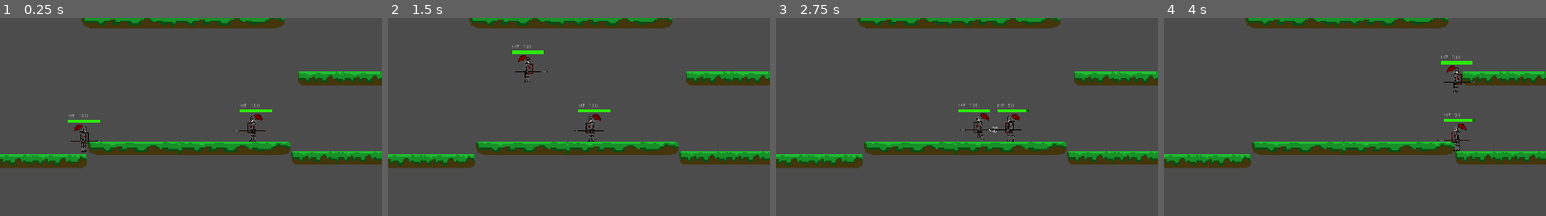
Above: before the commit, frames 1-4 (left to right).
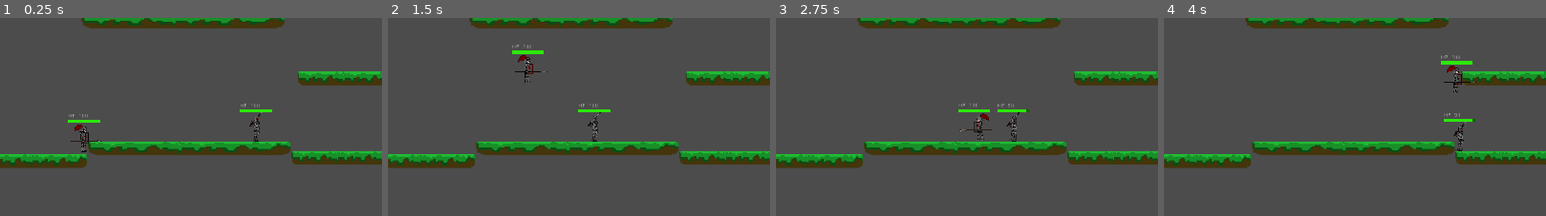
Above: after the commit, the same moments.

Repository: nicoletti-edu/Castle-Raiders
Game: Godot game, scene res://Game.tscn
Two runs of this game, one before a commit and one after it. Both use one fixed random seed, a clock stepped at 60 frames per second and the inputs below.
Inputs:
- Up to frame 1 (0.25 s): no input
- Up to frame 2 (1.5 s): tap Enter (P2 dash) at 0.5 s; hold H (P1 attack) 0.53-1.28 s; hold D (P1 right) from 0.53 s (still down); tap W (P1 up) at 0.77 s; tap Shift (P2 attack) at 0.8, 1.35 s
- Up to frame 3 (2.75 s): tap W (P1 up) at 1.52 s; tap H (P1 attack) at 1.55 s; release D (P1 right) at 2.03 s; hold A (P1 left) from 2.03 s (still down); hold H (P1 attack) from 2.03 s (still down); tap Shift (P2 attack) at 2.3 s
- Up to frame 4 (4 s): release A (P1 left) at 2.78 s; release H (P1 attack) at 2.78 s; hold D (P1 right) from 2.78 s (still down); tap K (P1 block) at 2.85 s; tap W (P1 up) at 3.02, 3.77 s; tap H (P1 attack) at 3.05 s; hold Shift (P2 attack) from 3.53 s (still down); tap G (P1 dash) at 3.6 s
The pictures show only the part of the screen within x 25-75%, y 42-92%; the shares and areas given below are measured in that part.

The runs differ from the first frame. In frame 1, 0.3% of the frame differs, in the area x 61-70%, y 47-63%; in frame 2, 0.3%; in frame 3, 0.4%, in the area x 48-65%, y 47-63%; in frame 4, 0.2%.

Commit message:
Animations and dependence fix

Diff:
--- a/KinematicBody2D.gd
+++ b/KinematicBody2D.gd
@@ -123,9 +123,6 @@
 		blocking = 1
 
 	if Input.is_action_pressed('P2 attack') && can_attack:
-		#Play Animation
-		$AnimatedSprite.set_frame(0)
-		$AnimatedSprite.play("weak attack")
 
 		var target = $ataque_fraco.get_collider()
 		if target != null:
@@ -152,11 +149,17 @@
 
 	#	Codigo da animação vvvvvvv
 
+#	if Input.is_action_pressed("P2 attack"):
+#		$AnimatedSprite.play("weak attack")
+
 #	if Input.is_action_pressed("ui_right") or Input.is_action_pressed("ui_left"):
 #		$AnimatedSprite.play("run")
 #	else:
 #		$AnimatedSprite.stop()
 
+func _on_AnimatedSprite_animation_finished():
+	if $AnimatedSprite.animation != 'idle':
+		$AnimatedSprite.play('idle')
 
 func _physics_process(delta):
 	friction()
--- a/Player.tscn
+++ b/Player.tscn
@@ -36,7 +36,8 @@
 position = Vector2( 6, -5 )
 scale = Vector2( 0.5, 0.5 )
 frames = ExtResource( 1 )
-animation = "standing"
+animation = "idle"
+playing = true
 
 [node name="HP" type="Label" parent="Player"]
 margin_left = -40.0
@@ -71,3 +72,4 @@
 enabled = true
 cast_to = Vector2( 40, -20 )
 collision_mask = 2
+[connection signal="animation_finished" from="Player/AnimatedSprite" to="Player" method="_on_AnimatedSprite_animation_finished"]
--- a/Player2.tscn
+++ b/Player2.tscn
@@ -1,10 +1,22 @@
-[gd_scene load_steps=6 format=2]
+[gd_scene load_steps=11 format=2]
 
-[ext_resource path="res://Resources/Images/Lanceiro/Player.tres" type="SpriteFrames" id=1]
 [ext_resource path="res://KinematicBody2D.gd" type="Script" id=2]
+[ext_resource path="res://Resources/Images/animaçao cavaleiro/idle/IDLE4.png" type="Texture" id=3]
+[ext_resource path="res://Resources/Images/animaçao cavaleiro/idle/IDLE3.png" type="Texture" id=4]
+[ext_resource path="res://Resources/Images/animaçao cavaleiro/idle/IDLE2.png" type="Texture" id=7]
+[ext_resource path="res://Resources/Images/animaçao cavaleiro/idle/IDLE1.png" type="Texture" id=8]
+[ext_resource path="res://Resources/Images/animaçao cavaleiro/idle/IDLE5.png" type="Texture" id=9]
 
 [sub_resource type="RectangleShape2D" id=1]
 extents = Vector2( 8, 32 )
+
+[sub_resource type="SpriteFrames" id=4]
+animations = [ {
+"frames": [ ExtResource( 8 ), ExtResource( 7 ), ExtResource( 4 ), ExtResource( 3 ), ExtResource( 9 ) ],
+"loop": true,
+"name": "standing",
+"speed": 5.0
+} ]
 
 [sub_resource type="StyleBoxFlat" id=2]
 bg_color = Color( 0.176471, 0.913725, 0.0470588, 1 )
@@ -23,10 +35,12 @@
 shape = SubResource( 1 )
 
 [node name="AnimatedSprite" type="AnimatedSprite" parent="Player2"]
-position = Vector2( -14, -5 )
+position = Vector2( -3, -13 )
 scale = Vector2( 0.5, 0.5 )
-frames = ExtResource( 1 )
+frames = SubResource( 4 )
 animation = "standing"
+frame = 3
+playing = true
 flip_h = true
 
 [node name="HP" type="Label" parent="Player2"]
@@ -61,3 +75,4 @@
 enabled = true
 cast_to = Vector2( -40, -20 )
 collision_mask = 2
+[connection signal="animation_finished" from="Player2/AnimatedSprite" to="Player2" method="_on_AnimatedSprite_animation_finished"]
--- a/Resources/Images/Lanceiro/Player.tres
+++ b/Resources/Images/Lanceiro/Player.tres
@@ -13,13 +13,13 @@
 
 [resource]
 animations = [ {
-"frames": [ ExtResource( 8 ), ExtResource( 10 ), ExtResource( 3 ), ExtResource( 2 ), ExtResource( 7 ), ExtResource( 9 ), ExtResource( 6 ), ExtResource( 1 ), ExtResource( 5 ), ExtResource( 8 ) ],
+"frames": [ ExtResource( 4 ) ],
+"loop": true,
+"name": "idle",
+"speed": 5.0
+}, {
+"frames": [ ExtResource( 8 ), ExtResource( 10 ), ExtResource( 3 ), ExtResource( 2 ), ExtResource( 7 ), ExtResource( 9 ), ExtResource( 6 ), ExtResource( 1 ), ExtResource( 5 ) ],
 "loop": false,
 "name": "weak attack",
 "speed": 20.0
-}, {
-"frames": [ ExtResource( 4 ) ],
-"loop": true,
-"name": "standing",
-"speed": 5.0
 } ]
--- a/Resources/Scripts/KinematicBody2D.gd
+++ b/Resources/Scripts/KinematicBody2D.gd
@@ -122,9 +122,6 @@
 		blocking = 1
 
 	if Input.is_action_pressed('P1 attack') && can_attack:
-		#Play Animation
-		$AnimatedSprite.set_frame(0)
-		$AnimatedSprite.play("weak attack")
 
 		var target = $ataque_fraco.get_collider()
 		if target != null:
@@ -153,10 +150,17 @@
 
 	#	Codigo da animação vvvvvvv
 
+	if Input.is_action_pressed("P1 attack"):
+		$AnimatedSprite.play("weak attack")
+
 #	if Input.is_action_pressed("ui_right") or Input.is_action_pressed("ui_left"):
 #		$AnimatedSprite.play("run")
 #	else:
 #		$AnimatedSprite.stop()
+
+func _on_AnimatedSprite_animation_finished():
+	if $AnimatedSprite.animation != 'idle':
+		$AnimatedSprite.play('idle')
 
 func _physics_process(delta):
 	friction()
Binary file added: Resources/Images/animaçao cavaleiro/idle/IDLE1.png
Not shown, added: Resources/Images/animaçao cavaleiro/idle/IDLE1.png.import
Binary file added: Resources/Images/animaçao cavaleiro/idle/IDLE2.png
Not shown, added: Resources/Images/animaçao cavaleiro/idle/IDLE2.png.import
Binary file added: Resources/Images/animaçao cavaleiro/idle/IDLE3.png
Not shown, added: Resources/Images/animaçao cavaleiro/idle/IDLE3.png.import
Binary file added: Resources/Images/animaçao cavaleiro/idle/IDLE4.png
Not shown, added: Resources/Images/animaçao cavaleiro/idle/IDLE4.png.import
Binary file added: Resources/Images/animaçao cavaleiro/idle/IDLE5.png
Not shown, added: Resources/Images/animaçao cavaleiro/idle/IDLE5.png.import
